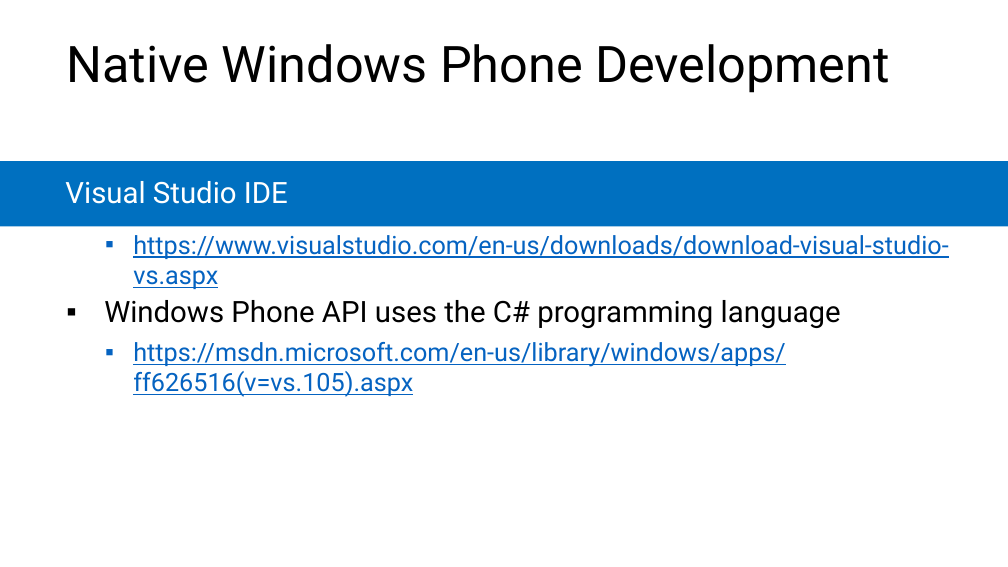
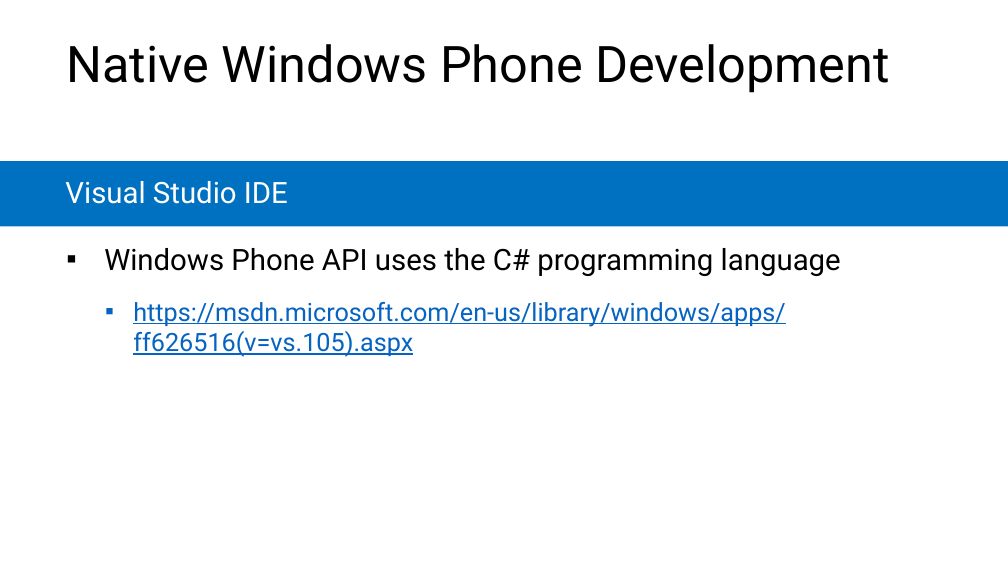
Before and after one commit to microsoft/AcademicContent, a slide deck: slide 10 of Instructor-Led/Module3/Lessons/Module3_Lesson1 Mobile Development Survey.pptx (slide 12 before the commit). Drawn at 1008x567 pixels with LibreOffice and Linux fonts; fonts in the diff are those of the drawing. Boxes give left, top, right and bottom in pixels: in the first picture for what was removed or moved away, otherwise in the second. Text is boxed around its words. In the diff, an @@ line names an element or a change of style, - is before the commit and + after.

```diff
--- a/Instructor-Led/Module3/Lessons/Module3_Lesson1 Mobile Development Survey.pptx
+++ b/Instructor-Led/Module3/Lessons/Module3_Lesson1 Mobile Development Survey.pptx
@@ text "Windows Phone API uses the ...": place and size @@
-text "Windows Phone API uses the ..." at bbox=[104, 300, 841, 328]
+text "Windows Phone API uses the ..." at bbox=[104, 248, 841, 276]
@@ text removed at bbox=[133, 235, 948, 289] @@
-  ▪ https://www.visualstudio.com/en-us/downloads/download-visual-studio-vs.aspx
@@ text "https://msdn.microsoft.com/en-us/library/windows/apps/ff6265 ...": place and size @@
-text "https://msdn.microsoft.com/en-us/library/windows/apps/ff6265 ..." at bbox=[133, 342, 785, 397]
+text "https://msdn.microsoft.com/en-us/library/windows/apps/ff6265 ..." at bbox=[133, 302, 785, 357]
```
Also in this commit, not shown: 8 other slides changed, 3 slides added, 4 slides removed.
